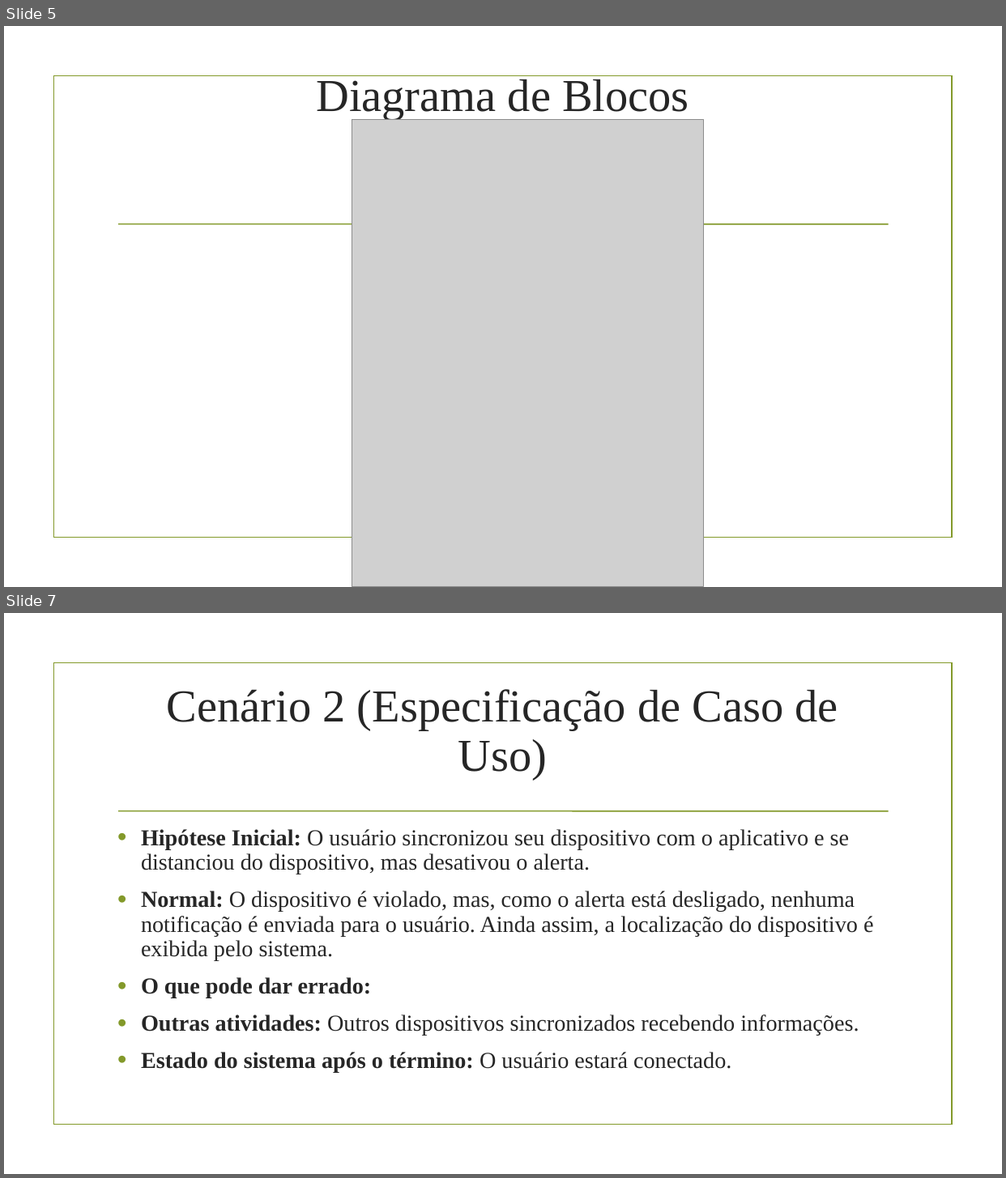
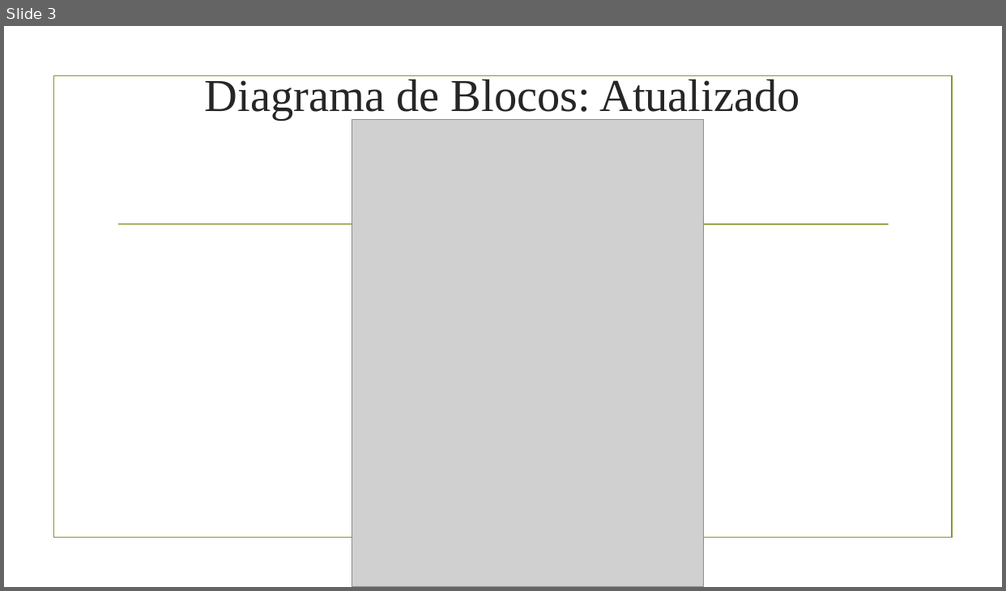
Before and after one commit to EduardoBrito97/SafeNSound, a slide deck: Projeto Teoria/Sprint 2/Sprint 2.odp. Shown one above the other, each under a label of ours: slides 5 and 7 before the commit, slide 3 after it; the slides between them are not shown. The pictures are 1006x1178 and 1006x591 pixels, drawn with LibreOffice and Linux fonts; fonts in the diff are those of the drawing; grey boxes stand for pictures; background and template pictures are left out. Boxes give left, top, right and bottom in pixels: in the first picture for what was removed or moved away, otherwise in the second. Text is boxed around its words. In the diff, an @@ line names an element or a change of style, - is before the commit and + after.

```diff
--- a/Projeto Teoria/Sprint 2/Sprint 2.odp
+++ b/Projeto Teoria/Sprint 2/Sprint 2.odp
@@ slide 7 removed at (4,613,1002,1174), background picture (left out); not listed: 2 template elements that a slide beside it also shows @@
@@ text removed at (167,689,837,780) @@
-Cenário 2 (Especificação de Caso de Uso)
@@ text removed at (141,829,874,1072) @@
-• Hipótese Inicial: O usuário sincronizou seu dispositivo com o aplicativo e se distanciou do dispositivo, mas desativou o alerta.
-• Normal: O dispositivo é violado, mas, como o alerta está desligado, nenhuma notificação é enviada para o usuário. Ainda assim, a localização do dispositivo é exibida pelo sistema.
-• O que pode dar errado:
-• Outras atividades: Outros dispositivos sincronizados recebendo informações.
-• Estado do sistema após o término: O usuário estará conectado.
@@ what was slide 5 is now slide 3 @@
@@ slide 3 changed as well @@
@@ title at (205,75,800,120): text changed @@
-Diagrama de Blocos
+Diagrama de Blocos: Atualizado
```
Also in this commit, not shown: 6 slides added, 7 other slides removed, 1 other file.
